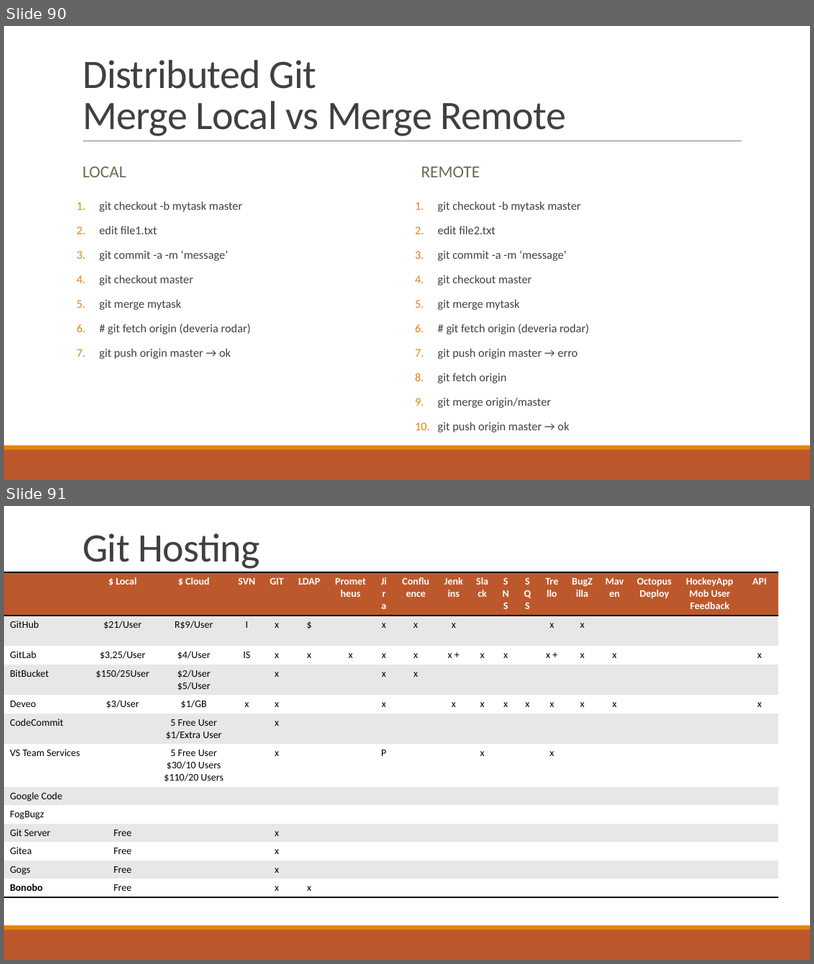
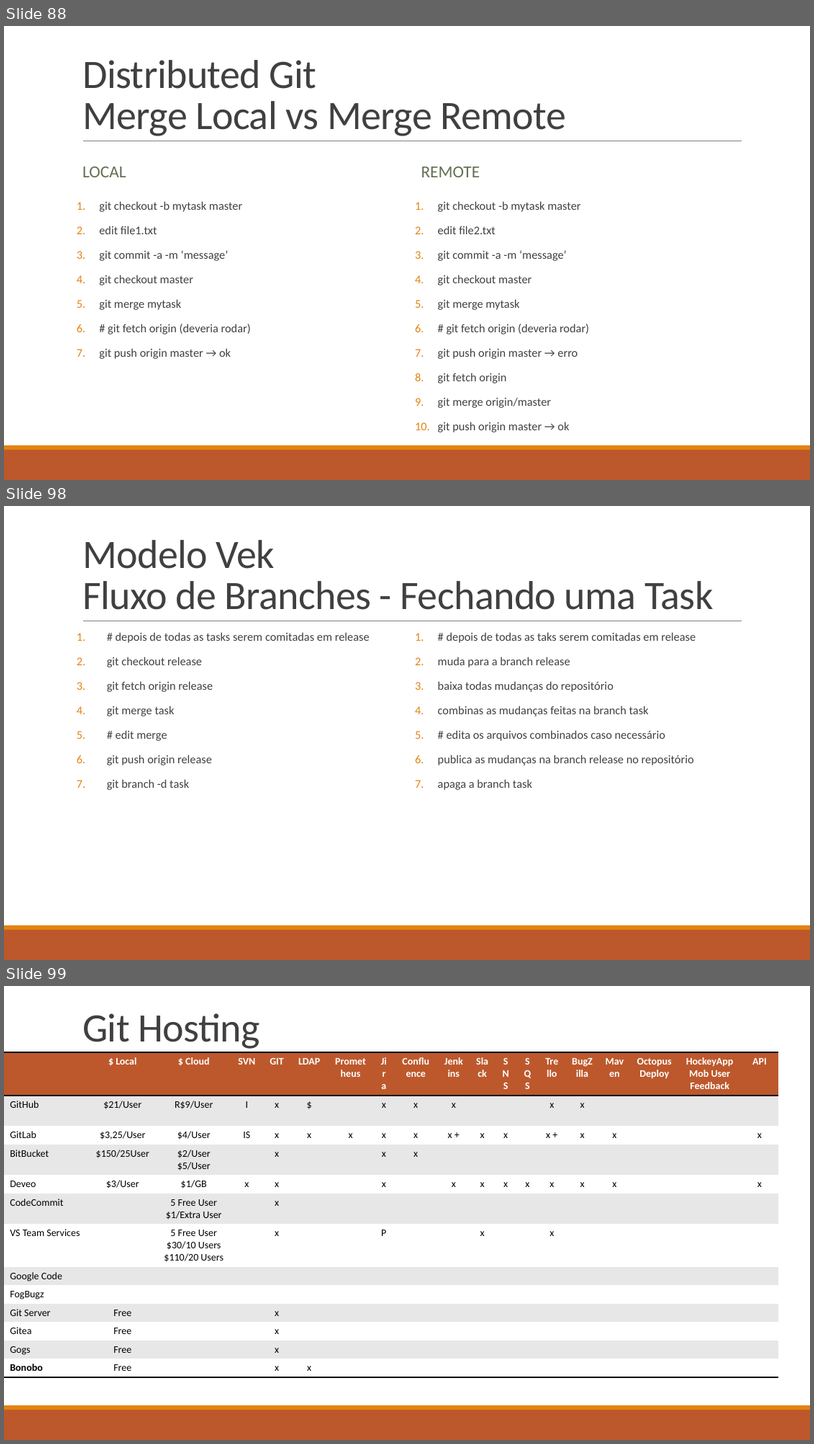
Before and after one commit to ekson73/Docs, a slide deck: Projeto VEK - GIT 4 VEK.pptx. Shown one above the other, each under a label of ours: slides 90 and 91 before the commit, slides 88, 98 and 99 after it; the slides between them are not shown. The pictures are 814x964 and 814x1444 pixels, drawn with LibreOffice and Linux fonts; fonts in the diff are those of the drawing. Boxes give left, top, right and bottom in pixels: in the first picture for what was removed or moved away, otherwise in the second. Text is boxed around its words. In the diff, an @@ line names an element or a change of style, - is before the commit and + after.

```diff
--- a/Projeto VEK - GIT 4 VEK.pptx
+++ b/Projeto VEK - GIT 4 VEK.pptx
@@ slide 98 added at (4, 506, 810, 960), background #FFFFFF; not listed: 3 template elements that a slide beside it also shows @@
@@ title added at (82, 540, 713, 610), 48 pt, text #404040 @@
+Modelo Vek
+Fluxo de Branches - Fechando uma Task
@@ text added at (107, 632, 370, 790), 14 pt, text #404040 @@
+1. # depois de todas as tasks serem comitadas em release
+2. git checkout release
+3. git fetch origin release
+4. git merge task
+5. # edit merge
+6. git push origin release
+7. git branch -d task
@@ text added at (438, 632, 696, 790), 14 pt, text #404040 @@
+1. # depois de todas as taks serem comitadas em release
+2. muda para a branch release
+3. baixa todas mudanças do repositório
+4. combinas as mudanças feitas na branch task
+5. # edita os arquivos combinados caso necessário
+6. publica as mudanças na branch release no repositório
+7. apaga a branch task
@@ what was slide 90 is now slide 88 @@
@@ what was slide 91 is now slide 99 @@
```
Also in this commit, not shown: 10 slides changed, 11 other slides added, 5 slides removed, 1 other file.
